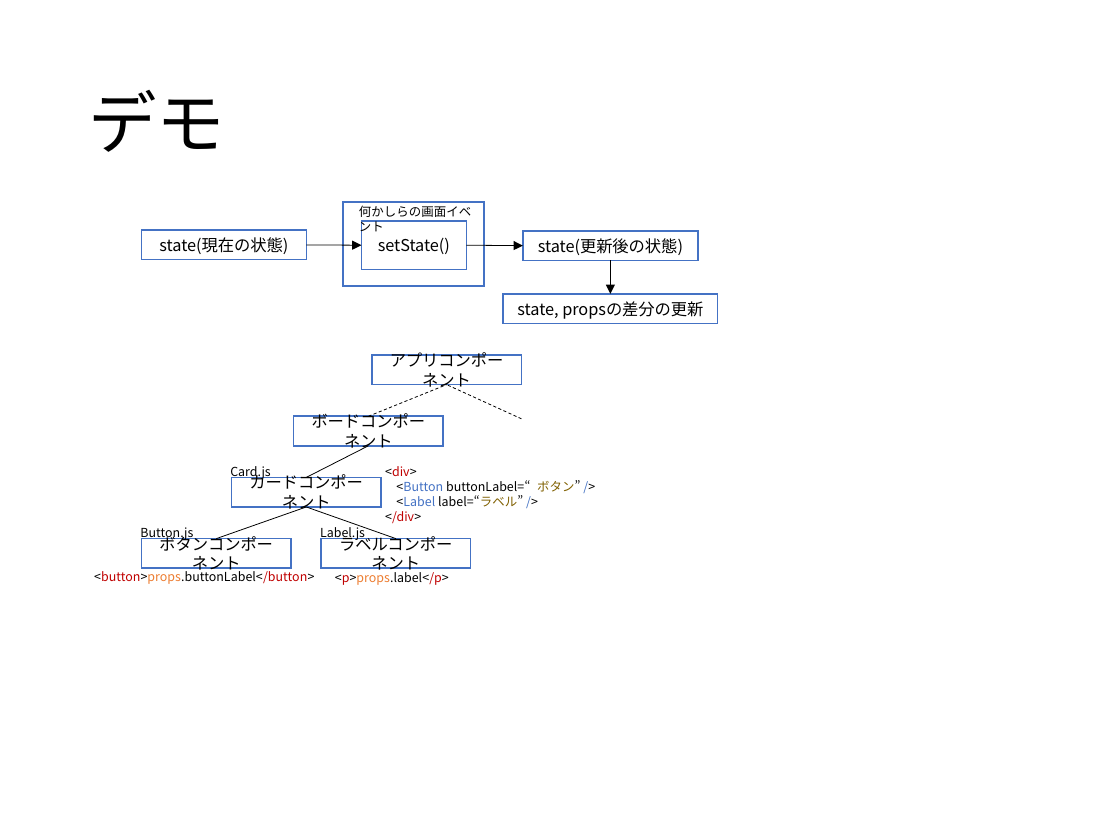
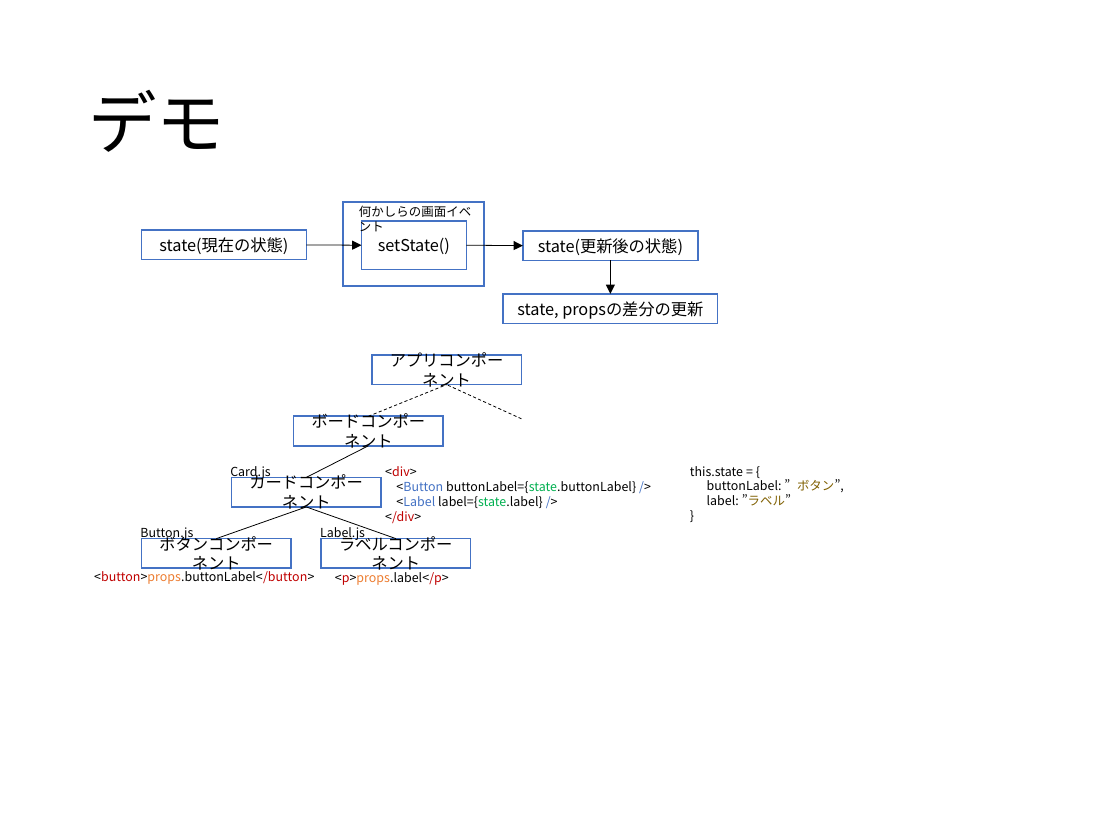
Before and after one commit to mmr-dgc/react-kanban, a slide deck: slide 7 of 輪読のスライド.pptx (slide 6 before the commit). Drawn at 1120x840 pixels with LibreOffice and Linux fonts; fonts in the diff are those of the drawing. Boxes give left, top, right and bottom in pixels: in the first picture for what was removed or moved away, otherwise in the second. Text is boxed around its words. In the diff, an @@ line names an element or a change of style, - is before the commit and + after.

```diff
--- a/輪読のスライド.pptx
+++ b/輪読のスライド.pptx
@@ text added at (690,466,844,506), 8 pt, text #000000 @@
+this.state = {
+buttonLabel: ”ボタン”,
+label: ”ラベル”
+}
@@ text at (396,481,636,508): text changed @@
-<Button buttonLabel=“ボタン” />
-<Label label=“ラベル” />
+<Button buttonLabel={state.buttonLabel} />
+<Label label={state.label} />
```
Also in this commit, not shown: 1 other slide changed, 1 slide added.
